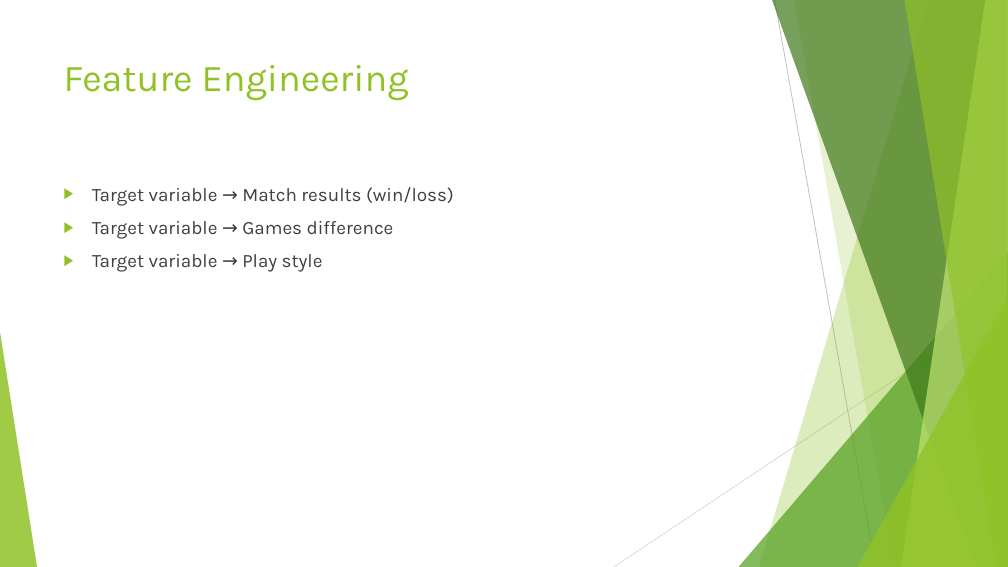
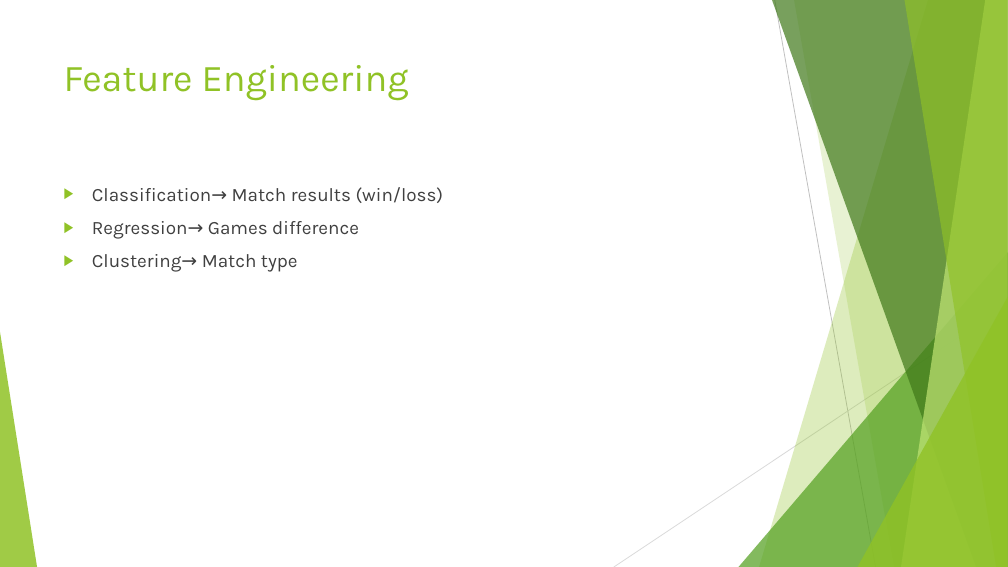
Before and after one commit to nponticelli/ml1-project, a slide deck: slide 5 of ATP Tennis Matches.pptx. Drawn at 1008x567 pixels with LibreOffice and Linux fonts; fonts in the diff are those of the drawing. Boxes give left, top, right and bottom in pixels: in the first picture for what was removed or moved away, otherwise in the second. Text is boxed around its words. In the diff, an @@ line names an element or a change of style, - is before the commit and + after.

```diff
--- a/ATP Tennis Matches.pptx
+++ b/ATP Tennis Matches.pptx
@@ text at (92, 187, 444, 272): text changed @@
-▶ Target variable → Match results (win/loss)
-▶ Target variable → Games difference
-▶ Target variable → Play style
+▶ Classification→ Match results (win/loss)
+▶ Regression→ Games difference
+▶ Clustering→ Match type
```
Also in this commit, not shown: 5 other slides changed, 12 slides added, 1 slide removed, 5 other files.
